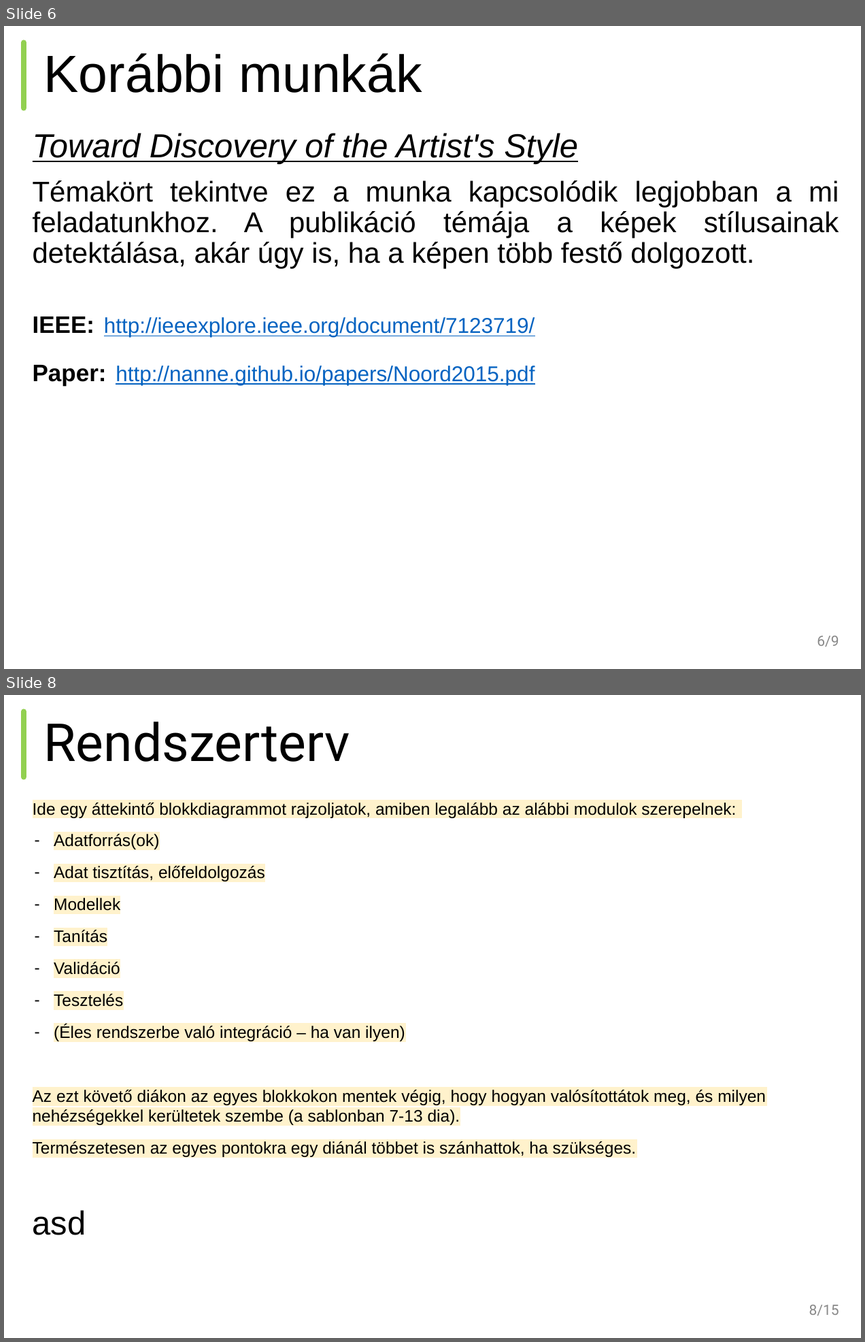
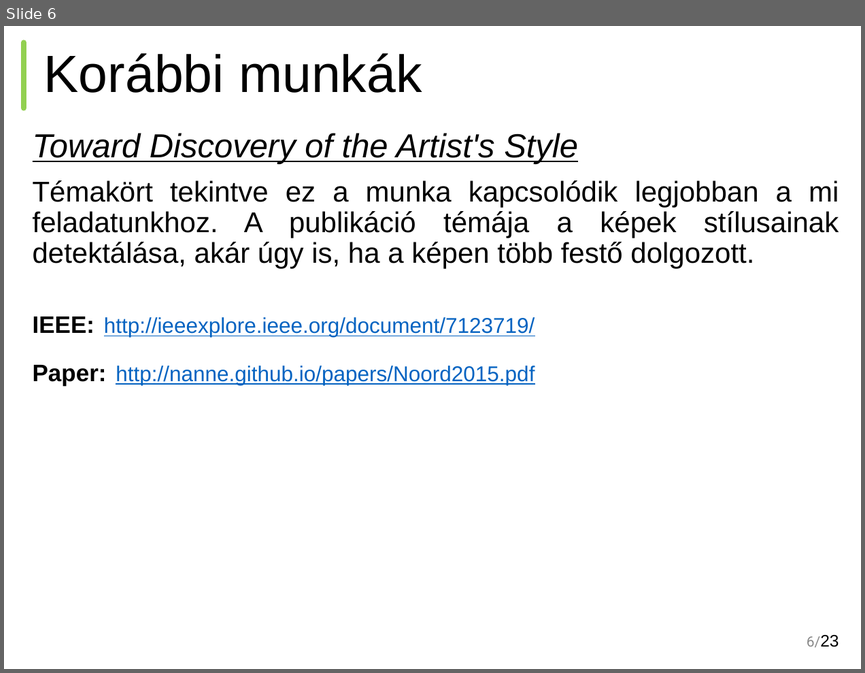
Before and after one commit to BME-SmartLab-Education/vitmav45-2016-train-validate-test-repeat, a slide deck: train-validate-test-repeat-vitmav45-nagy-hazi-beszamolo.pptx.pptx. Shown one above the other, each under a label of ours: slides 6 and 8 before the commit, slide 6 after it; the slides between them are not shown. The pictures are 865x1342 and 865x673 pixels, drawn with LibreOffice and Linux fonts; fonts in the diff are those of the drawing. Boxes give left, top, right and bottom in pixels: in the first picture for what was removed or moved away, otherwise in the second. Text is boxed around its words. In the diff, an @@ line names an element or a change of style, - is before the commit and + after.

```diff
--- a/train-validate-test-repeat-vitmav45-nagy-hazi-beszamolo.pptx.pptx
+++ b/train-validate-test-repeat-vitmav45-nagy-hazi-beszamolo.pptx.pptx
@@ slide 8 removed at <box>4,695,861,1338</box>, background #FFFFFF; not listed: 1 template element that a slide beside it also shows @@
@@ title removed at <box>44,722,350,762</box> @@
-Rendszerterv
@@ text removed at <box>33,802,766,1235</box> @@
-Ide egy áttekintő blokkdiagrammot rajzoljatok, amiben legalább az alábbi modulok szerepelnek:
-– Adatforrás(ok)
-– Adat tisztítás, előfeldolgozás
-– Modellek
-– Tanítás
-– Validáció
-– Tesztelés
-– (Éles rendszerbe való integráció – ha van ilyen)
-Az ezt követő diákon az egyes blokkokon mentek végig, hogy hogyan valósítottátok meg, és milyen nehézségekkel kerültetek szembe (a sablonban 7-13 dia).
-Természetesen az egyes pontokra egy diánál többet is szánhattok, ha szükséges.
-asd
@@ page number removed at <box>809,1304,839,1315</box> @@
-8/15
@@ page number at <box>806,635,838,647</box>: text changed @@
-6/9
+6/23
```
Also in this commit, not shown: 16 slides changed, 5 slides added, 3 other slides removed.
